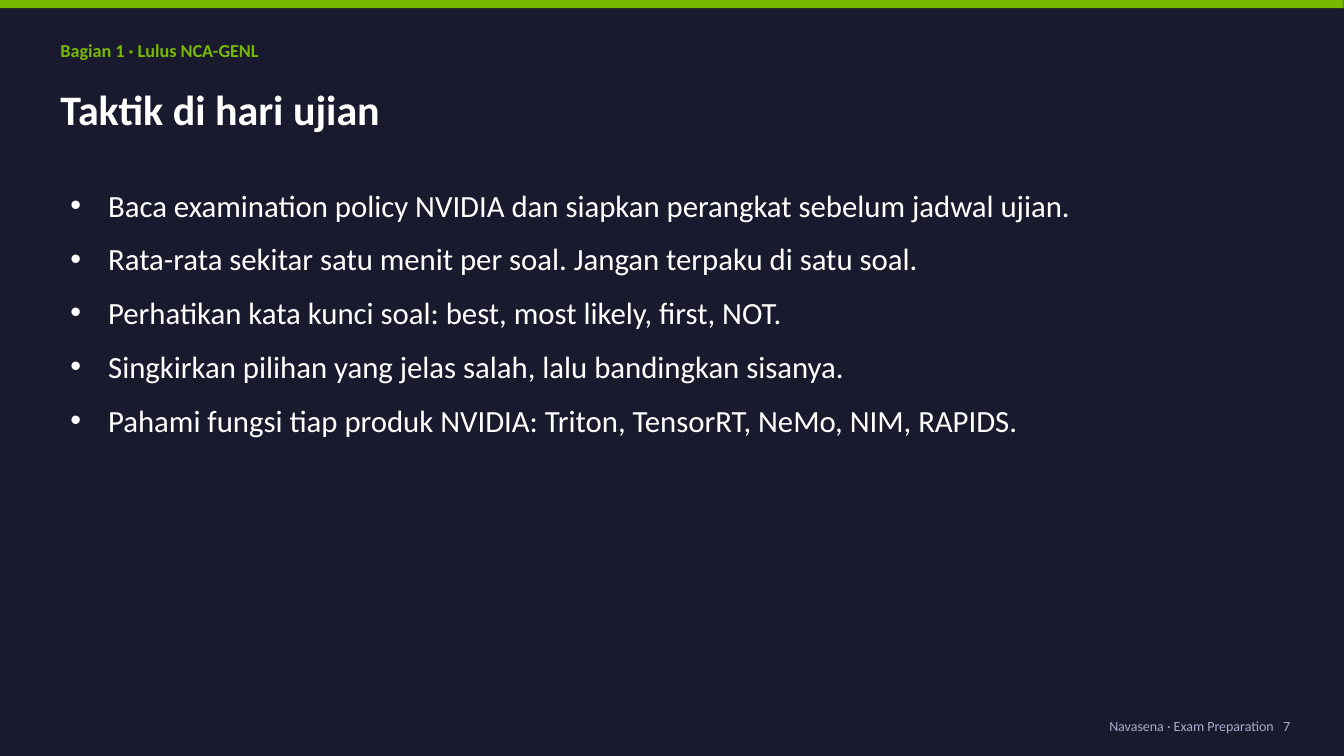
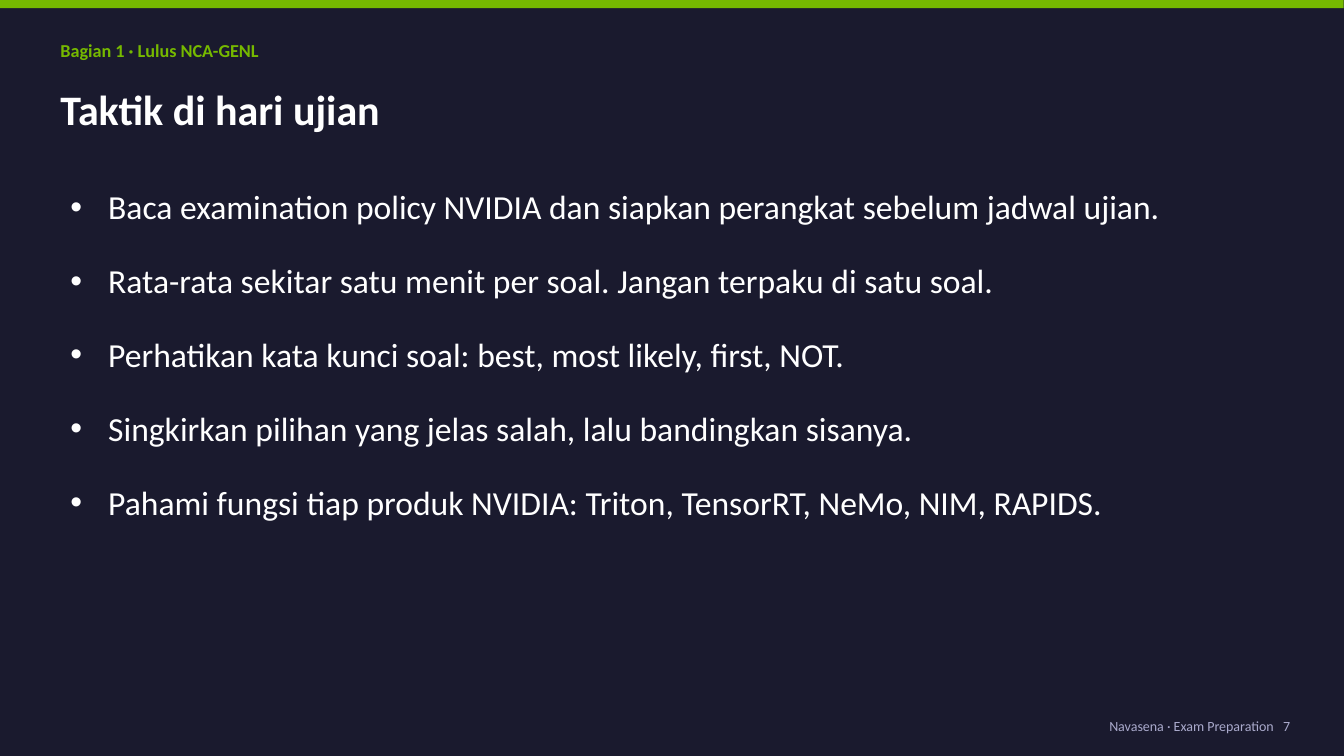
Before and after one commit to chmdznr/navasena-gen-ml-course, a slide deck: slide 7 of docs/exam_prep_slides/exam_prep.pptx. Drawn at 1344x756 pixels with LibreOffice and Linux fonts; fonts in the diff are those of the drawing. Boxes give left, top, right and bottom in pixels: in the first picture for what was removed or moved away, otherwise in the second. Text is boxed around its words. In the diff, an @@ line names an element or a change of style, - is before the commit and + after.

```diff
--- a/docs/exam_prep_slides/exam_prep.pptx
+++ b/docs/exam_prep_slides/exam_prep.pptx
@@ text "Baca examination policy NVIDIA dan ..." at <box>108,195,1160,521</box>: size 22 to 24 pt; more space between paragraphs @@
```
Also in this commit, not shown: 4 other slides changed, 1 other file.
